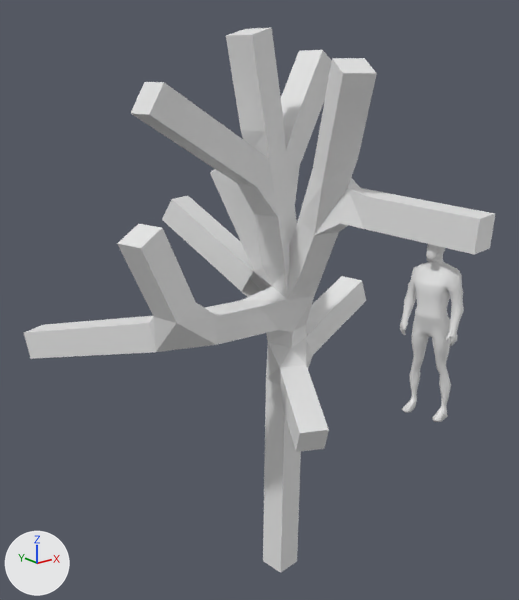
The Blender file Assets/Axtras/Models/General.blend, before and after one commit.
Camera for both pictures: a 50 mm lens placed at (-8.2, -9.57, 9.58), pointed at (-0.73, -0.23, 5.85). Every picture has the same lights, and +X, +Y and +Z are marked at lower left. Materials are left out; every surface is plain grey.

Objects in the first picture: 'Person.000', 'Tree.000'.
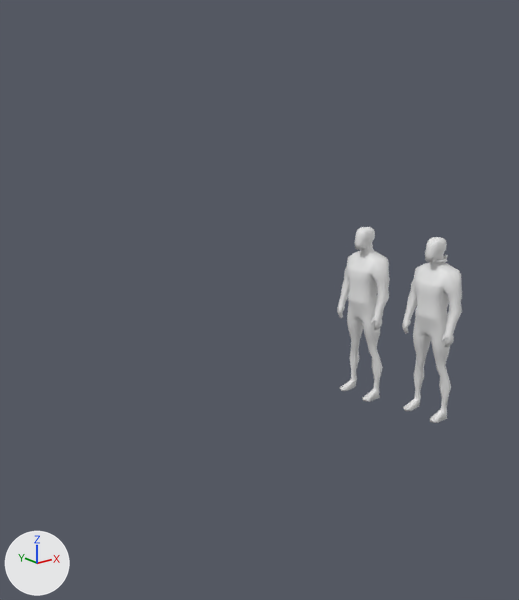
Location of each change, (x1, y1, x2, y2) in pixels of the pictures (519 x 600 px; the box of a moved part takes in the faces that stretch with it):
'Tree.000', hidden
    before: (24, 28, 495, 573)
'Person.000', reshaped, moved (6% narrower)
    before: (400, 244, 464, 422)
    after: (402, 237, 462, 423)
'Person.002', added
    after: (337, 227, 390, 402)
part 1 of me_cube_009, added
    after: (431, 254, 448, 263)
part 2 of me_cube_009, moved or reshaped
    before: (400, 244, 464, 422)
    after: (402, 237, 462, 423)

Diff of the bpy script that builds the scene:
```diff
--- a/Assets/Axtras/Models/General.blend.py
+++ b/Assets/Axtras/Models/General.blend.py
@@ me_cube_009 @@
 # used by ob_person_000; location = (0.27, -3.15, 6.08)
-me_cube_009.from_pydata(...)  # 886 vertices, 880 faces; spans x -0.27..0.29, y -0.47..0.46, z -1.59..1.24
+me_cube_009.from_pydata(...)  # 954 vertices, 948 faces; spans x -0.23..0.25, y -0.46..0.46, z -1.59..1.24
+# me_cube_009 part 1: a new loose piece of 68 vertices spanning x -0.12..0.16, y -0.12..0.12, z 0.87..0.97
+# me_cube_009 part 2: 8 vertices moved within x -0.2..0.11, y -0.31..0.11, z 0.32..1.1; 853 vertices removed from x -0.27..0.29, y -0.47..0.46, z -1.59..1.24; 853 vertices added at x -0.23..0.25, y -0.46..0.46, z -1.59..1.24
@@ me_cube_001 @@
+me_cube_001.from_pydata(...)  # 886 vertices, 880 faces; spans x -0.23..0.25, y -0.46..0.46, z -1.59..1.24
@@ ob_tree_000 @@
 _m = ob_tree_000.modifiers.new('Skin', 'SKIN')
+ob_tree_000.hide_set(True)
@@ ob_person_000 @@
 ob_person_000 = bpy.data.objects.new('Person.000', me_cube_009)
-ob_person_000.location = (0.27, -3.15, 6.08)
+ob_person_000.location = (0.27, -3.16, 6.08)
@@ ob_person_002 @@
+ob_person_002 = bpy.data.objects.new('Person.002', me_cube_001)
+ob_person_002.location = (0.02, -1.99, 6.08)
```
